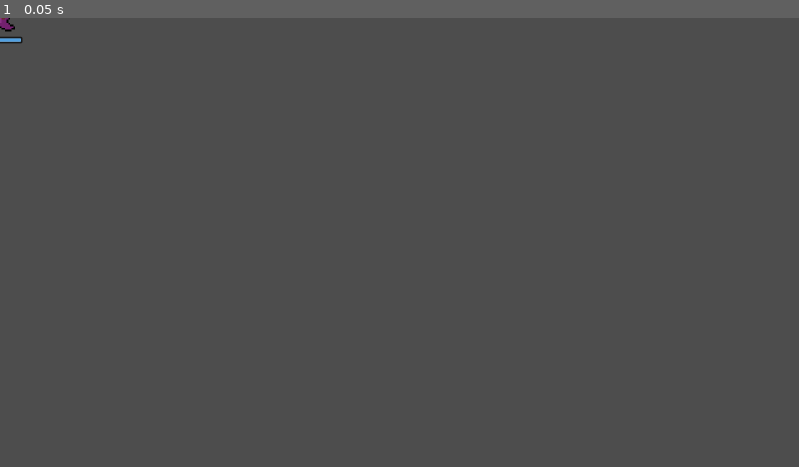
Above: before the commit, frame 1.
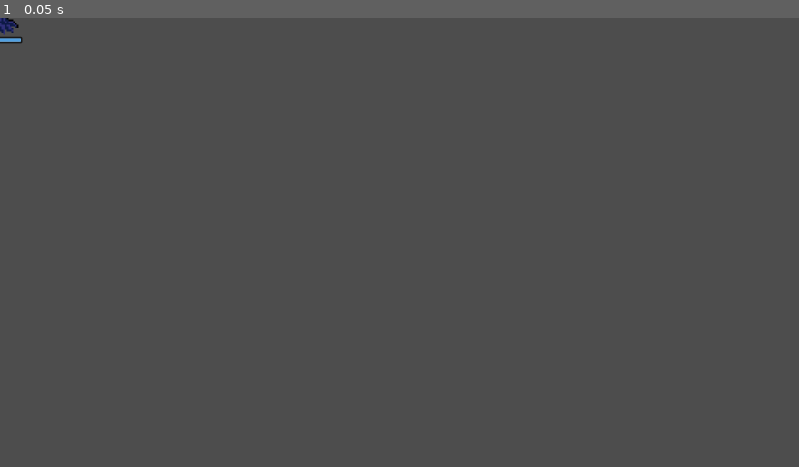
Above: after the commit, the same moment.

Repository: SleepyStudios/SummonerSurvivor
Game: Godot game, scene res://scenes/turret.tscn
Same seed, same stepped clock (60 frames per second), same inputs: the game is played once before the commit and once after it. This scene is started directly instead of the project's main scene.
Inputs:
- Up to frame 1 (0.05 s): no input

The runs differ from the first frame. In frame 1, less than 0.1% of the frame differs, in the area x 0-3%, y 0-4%.

Commit message:
update turret

Diff:
--- a/scenes/bullet.tscn
+++ b/scenes/bullet.tscn
@@ -4,7 +4,7 @@
 [ext_resource type="Texture2D" uid="uid://cp1l7f5p11g4d" path="res://assets/bullet.png" id="2_fss0c"]
 
 [sub_resource type="RectangleShape2D" id="RectangleShape2D_aq8m1"]
-size = Vector2(15.5625, 6)
+size = Vector2(20, 12)
 
 [node name="Bullet" type="StaticBody2D" groups=["player_ally"]]
 collision_layer = 0
@@ -12,7 +12,6 @@
 script = ExtResource("1_ddqvk")
 
 [node name="CollisionShape2D" type="CollisionShape2D" parent="."]
-position = Vector2(4.21875, 0)
 shape = SubResource("RectangleShape2D_aq8m1")
 
 [node name="Sprite2D" type="Sprite2D" parent="."]
--- a/scenes/turret.tscn
+++ b/scenes/turret.tscn
@@ -1,9 +1,44 @@
-[gd_scene load_steps=6 format=3 uid="uid://c3ov21223a3bd"]
+[gd_scene load_steps=10 format=3 uid="uid://c3ov21223a3bd"]
 
 [ext_resource type="Script" path="res://scripts/turret.gd" id="1_o6gv7"]
 [ext_resource type="Texture2D" uid="uid://cede26bitf26" path="res://assets/creatures/turret.png" id="2_e1qdi"]
-[ext_resource type="Texture2D" uid="uid://s7prf1evkx0q" path="res://assets/creatures/turret_snout.png" id="3_dvaf8"]
 [ext_resource type="PackedScene" uid="uid://cogx87p0pb6a4" path="res://scenes/ui/hitbox.tscn" id="4_2o3cc"]
+
+[sub_resource type="AtlasTexture" id="AtlasTexture_bogrr"]
+atlas = ExtResource("2_e1qdi")
+region = Rect2(0, 0, 64, 64)
+
+[sub_resource type="AtlasTexture" id="AtlasTexture_340lo"]
+atlas = ExtResource("2_e1qdi")
+region = Rect2(64, 0, 64, 64)
+
+[sub_resource type="AtlasTexture" id="AtlasTexture_vogy0"]
+atlas = ExtResource("2_e1qdi")
+region = Rect2(128, 0, 64, 64)
+
+[sub_resource type="AtlasTexture" id="AtlasTexture_iyfi5"]
+atlas = ExtResource("2_e1qdi")
+region = Rect2(192, 0, 64, 64)
+
+[sub_resource type="SpriteFrames" id="SpriteFrames_xohj7"]
+animations = [{
+"frames": [{
+"duration": 1.0,
+"texture": SubResource("AtlasTexture_bogrr")
+}, {
+"duration": 1.0,
+"texture": SubResource("AtlasTexture_340lo")
+}, {
+"duration": 1.0,
+"texture": SubResource("AtlasTexture_vogy0")
+}, {
+"duration": 1.0,
+"texture": SubResource("AtlasTexture_iyfi5")
+}],
+"loop": true,
+"name": &"default",
+"speed": 5.0
+}]
 
 [sub_resource type="CircleShape2D" id="CircleShape2D_djkhj"]
 radius = 44.0
@@ -13,18 +48,14 @@
 position = Vector2(2.08165e-12, 2.08165e-12)
 script = ExtResource("1_o6gv7")
 
-[node name="Base" type="Sprite2D" parent="."]
+[node name="AnimatedSprite2D" type="AnimatedSprite2D" parent="."]
 scale = Vector2(4, 4)
-texture = ExtResource("2_e1qdi")
+sprite_frames = SubResource("SpriteFrames_xohj7")
+autoplay = "default"
 
-[node name="Snout" type="Sprite2D" parent="."]
-position = Vector2(-2, -16)
+[node name="Muzzle" type="Node2D" parent="."]
+position = Vector2(2.08165e-12, -38)
 scale = Vector2(4, 4)
-texture = ExtResource("3_dvaf8")
-offset = Vector2(5.5, 2.08165e-12)
-
-[node name="Muzzle" type="Node2D" parent="Snout"]
-position = Vector2(10, 2.08165e-12)
 
 [node name="CollisionShape2D" type="CollisionShape2D" parent="."]
 shape = SubResource("CircleShape2D_djkhj")
--- a/scripts/turret.gd
+++ b/scripts/turret.gd
@@ -1,6 +1,7 @@
 extends Summonable
 
-@onready var muzzle = $Snout/Muzzle
+@onready var muzzle = $Muzzle
+@onready var sprite = $AnimatedSprite2D
 
 var bullet_scene = preload("res://scenes/bullet.tscn")
 
@@ -21,7 +22,7 @@
 func shoot(dir: Vector2) -> void:
 	var bullet: Bullet = bullet_scene.instantiate()
 	bullet.position = muzzle.global_position
-	bullet.launch(dir.normalized(), 40, Hitbox.SEARCH_GROUP.ENEMY)
+	bullet.launch(dir.normalized(), 30, Hitbox.SEARCH_GROUP.ENEMY)
 	get_parent().add_child(bullet)
 
 func _process(delta: float) -> void:
@@ -30,9 +31,13 @@
 
 	var enemy = find_closest_enemy()
 	if enemy:
-		$Snout.rotation = position.angle_to_point(enemy)
+		var dir = enemy - position
+		if dir.x > 0:
+			sprite.flip_h = true
+		else:
+			sprite.flip_h = false
 
 		tmr_shoot += delta
 		if tmr_shoot >= 1.0:
-			shoot(enemy - position)
+			shoot(dir)
 			tmr_shoot = 0
Binary file changed: assets/bullet.png
Binary file changed: assets/creatures/turret.png
Binary file removed: assets/creatures/turret_snout.png
Not shown, removed: assets/creatures/turret_snout.png.import
Binary file changed: assets/summon_icons/turret_icon.png
